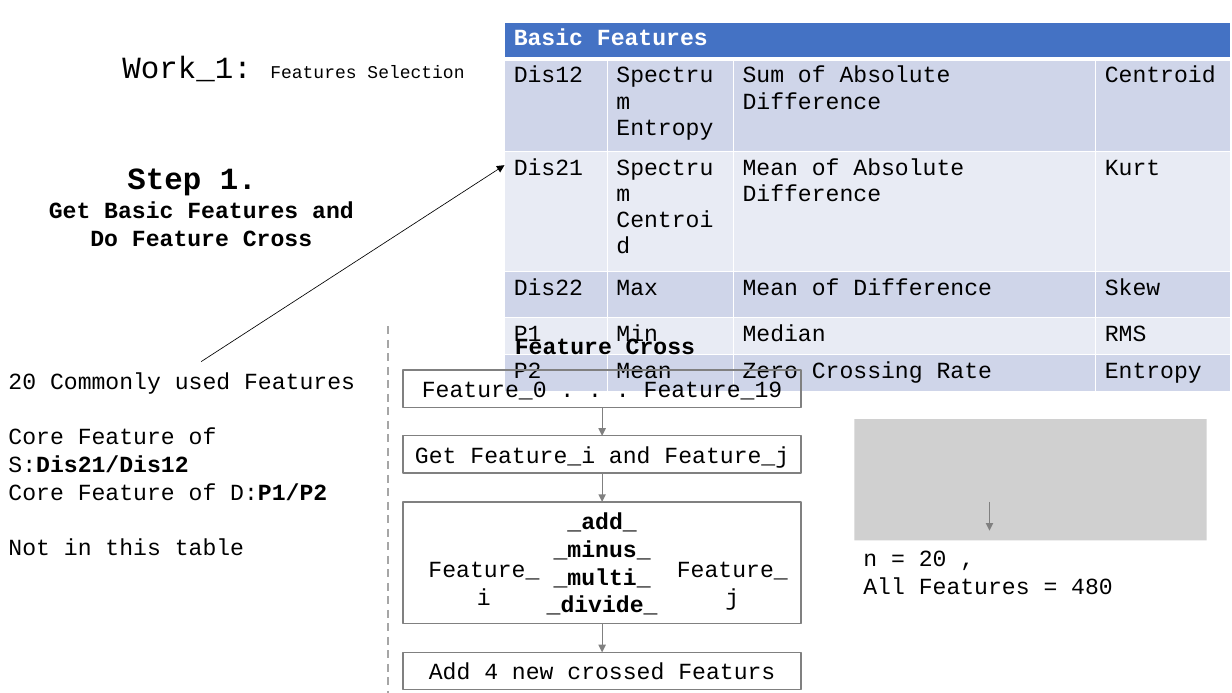
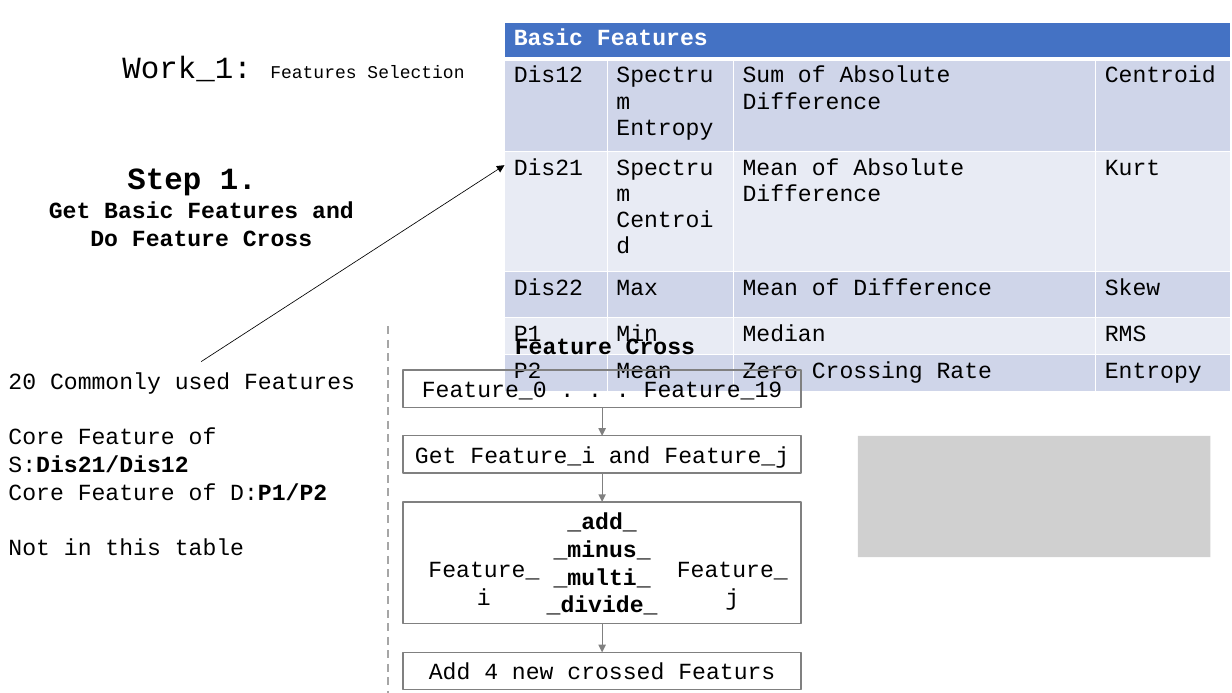
Before and after one commit to A-Big-Tortoise/Presentation, a slide deck: slide 5 of Presentation_821_JiayuChen.pptx. Drawn at 1232x693 pixels with LibreOffice and Linux fonts; fonts in the diff are those of the drawing; grey boxes stand for pictures. Boxes give left, top, right and bottom in pixels: in the first picture for what was removed or moved away, otherwise in the second. Text is boxed around its words. In the diff, an @@ line names an element or a change of style, - is before the commit and + after.

```diff
--- a/Presentation_821_JiayuChen.pptx
+++ b/Presentation_821_JiayuChen.pptx
@@ picture: place and size @@
-picture at box(855, 420, 1207, 541)
+picture at box(858, 436, 1210, 557)
@@ arrow removed from (990, 502) to (990, 531) @@
@@ text removed at box(863, 550, 1113, 595) @@
-n = 20 ,
-All Features = 480
```
Also in this commit, not shown: 7 other slides changed.
